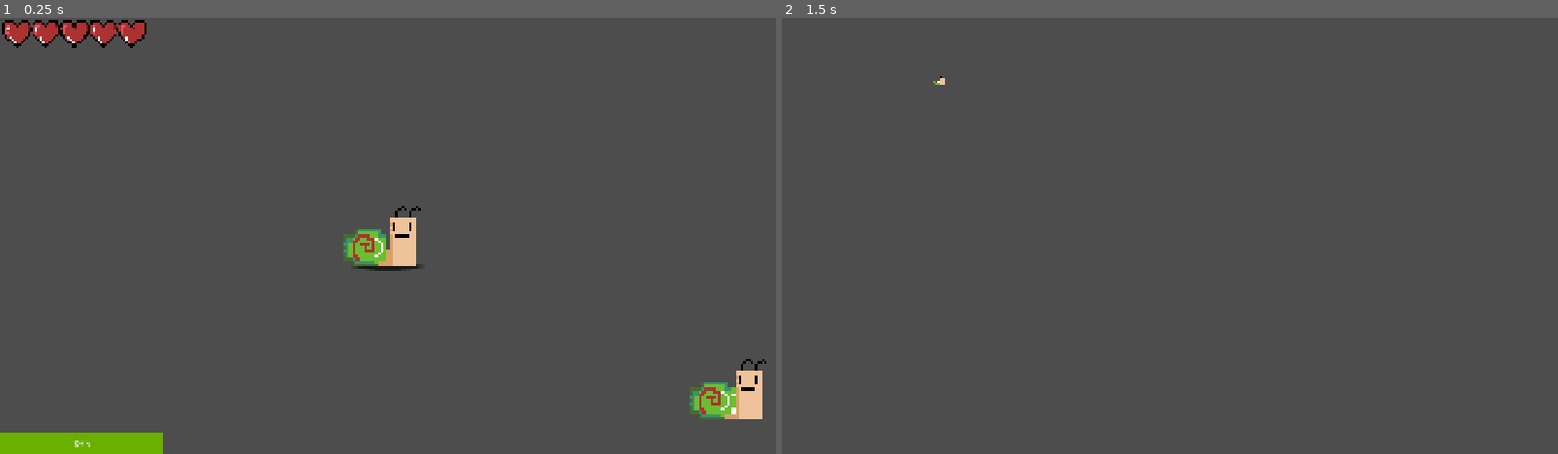
Above: before the commit, frames 1-2 (left to right).
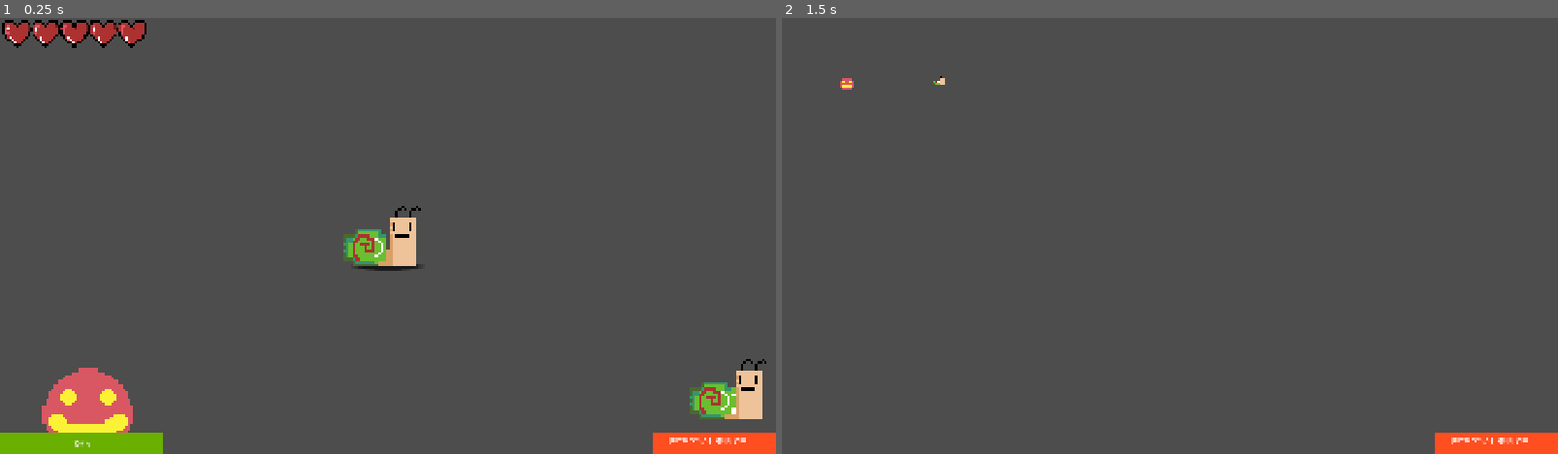
Above: after the commit, the same moments.

Repository: mark4pro/rogue-like
Game: Godot game, scene res://Scenes/shit.tscn
Same seed, same stepped clock (60 frames per second), same inputs: the game is played once before the commit and once after it. This scene is started directly instead of the project's main scene.
Inputs (mouse positions are in pixels of both pictures, inside the frame that each line leads up to):
- Up to frame 1 (0.25 s): no input
- Up to frame 2 (1.5 s): tap E (pickup) at 0.5, 1.25, 1.35 s; move the mouse to (1340, 214) at 0.52 s; hold D (right) 0.53-1.28 s; tap F6 (free_cam) at 0.6 s; click (1340, 214) at 0.67 s; move the mouse to (1014, 257) at 1.27 s; hold S (down) from 1.28 s (still down)

The runs differ from the first frame. In frame 1, 2.2% of the frame differs, in the area x 5-100%, y 80-100%; in frame 2, 0.8%.

Commit message:
Clean up

Diff:
--- a/Assets/prefabs/inventory_item.tscn
+++ b/Assets/prefabs/inventory_item.tscn
@@ -1,7 +1,6 @@
 [gd_scene format=3 uid="uid://bdmkbl0brl28l"]
 
-[ext_resource type="Script" uid="uid://bfkxo2sqj41lh" path="res://inventory_item.gd" id="1_ia6di"]
-[ext_resource type="Texture2D" uid="uid://v515qo5ym2tk" path="res://Assets/imgs/snail_medicine.png" id="2_5hapr"]
+[ext_resource type="Script" uid="uid://bfkxo2sqj41lh" path="res://Script/inventory_item.gd" id="1_ia6di"]
 
 [sub_resource type="RectangleShape2D" id="RectangleShape2D_dul41"]
 size = Vector2(22, 22)
@@ -10,7 +9,6 @@
 script = ExtResource("1_ia6di")
 
 [node name="Sprite2D" type="Sprite2D" parent="." unique_id=248005377]
-texture = ExtResource("2_5hapr")
 
 [node name="Area2D" type="Area2D" parent="." unique_id=78477572]
 
--- a/Scenes/shit.tscn
+++ b/Scenes/shit.tscn
@@ -2,6 +2,8 @@
 
 [ext_resource type="PackedScene" uid="uid://bjts4lj4357yt" path="res://Assets/prefabs/player.tscn" id="1_4ox28"]
 [ext_resource type="PackedScene" uid="uid://csunnqftn32r0" path="res://Assets/prefabs/dummy.tscn" id="2_ubntj"]
+[ext_resource type="PackedScene" uid="uid://bdmkbl0brl28l" path="res://Assets/prefabs/inventory_item.tscn" id="3_6bv1j"]
+[ext_resource type="Texture2D" uid="uid://v515qo5ym2tk" path="res://Assets/imgs/snail_medicine.png" id="4_m8brx"]
 
 [node name="shit" type="Node2D" unique_id=349187987]
 
@@ -10,3 +12,10 @@
 
 [node name="Dummy" parent="." unique_id=1486159998 instance=ExtResource("2_ubntj")]
 position = Vector2(387, 154)
+
+[node name="Inventory_item" parent="." unique_id=1184176859 instance=ExtResource("3_6bv1j")]
+position = Vector2(161, 163)
+item_type = "Ballz"
+item_name = "PP"
+item_texture = ExtResource("4_m8brx")
+item_effect = "r"
--- a/Script/Global.gd
+++ b/Script/Global.gd
@@ -6,24 +6,17 @@
 
 var player_node: Node = null
 
-
-
 func _ready():
 	#amount of inventory slots
 	Inventory.resize(30)
 
-
 func add_item(item):
-	for i in range(Inventory.size()):
-		if Inventory[1] != null and Inventory[1]["type"] == item["type"] and Inventory[1]["effect"] == item["effect"]:
-			Inventory[1]["quantitiy"] += item["quantity"]
-			Inventory_update.emit()
-			return true
-		elif Inventory[1] == null:
-			Inventory[1] = item
-			Inventory_update.emit()
-			return true
-		return false
+	for i in Inventory:
+		if i != null and i["type"] == item["type"] and i["effect"] == item["effect"]:
+			i["quantitiy"] += item["quantity"]
+		elif i == null:
+			i = item
+	Inventory_update.emit()
 
 func remove_item():
 	Inventory_update.emit()
--- a/Script/biome.gd
+++ /dev/null
@@ -1,2 +0,0 @@
-extends Resource
-class_name Biome_Data
--- a/inventory_item.gd
+++ b/Script/inventory_item.gd
@@ -19,13 +19,10 @@
 	if not Engine.is_editor_hint():
 		item_sprite.texture = item_texture
 
-
 # Called every frame. 'delta' is the elapsed time since the previous frame.
 func _process(delta: float) -> void:
 	if Engine.is_editor_hint():
 		item_sprite.texture = item_texture
-
-
 	if player_in_range and Input.is_action_just_pressed("pickup"):
 		pickup_item()
 
--- a/Script/player_controller.gd
+++ b/Script/player_controller.gd
@@ -51,12 +51,8 @@
 var roll_target : Vector2 = Vector2.ZERO
 var roll_dir : Vector2 = Vector2.ZERO
 
-
-
 func _ready():
 	Global.set_player_reference(self)
-
-
 
 func take_damage(amount: float):
 	if not is_rolling:
Not shown, removed: Script/biome.gd.uid
Renamed: inventory_item.gd.uid -> Script/inventory_item.gd.uid
